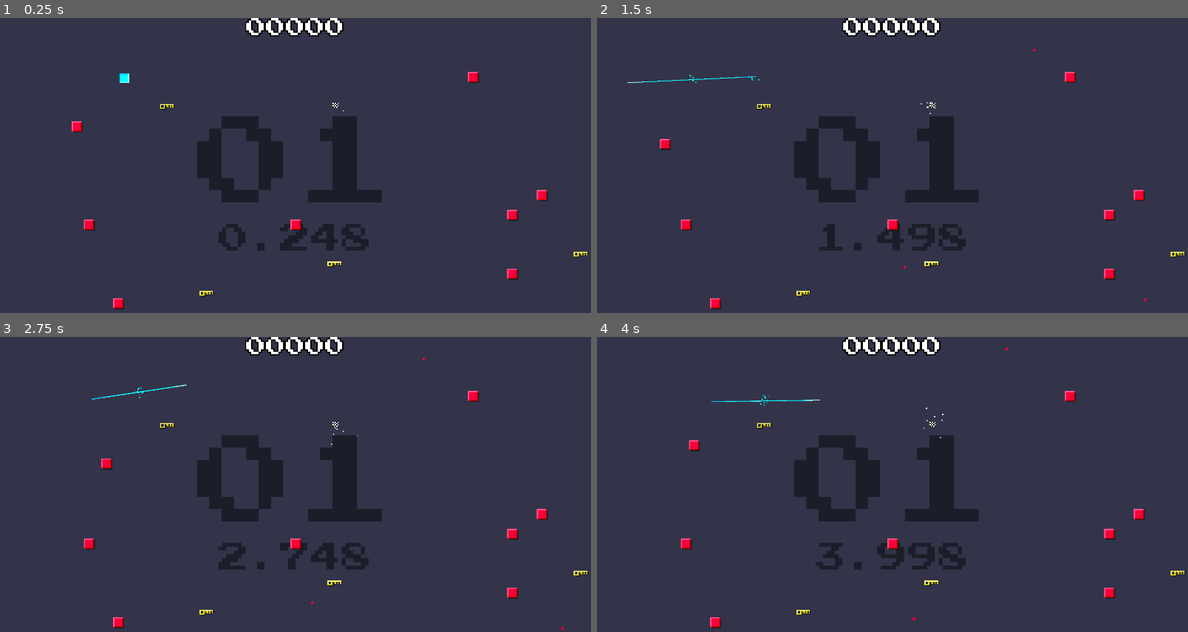
Above: before the commit, frames 1-4 (two rows, left to right).
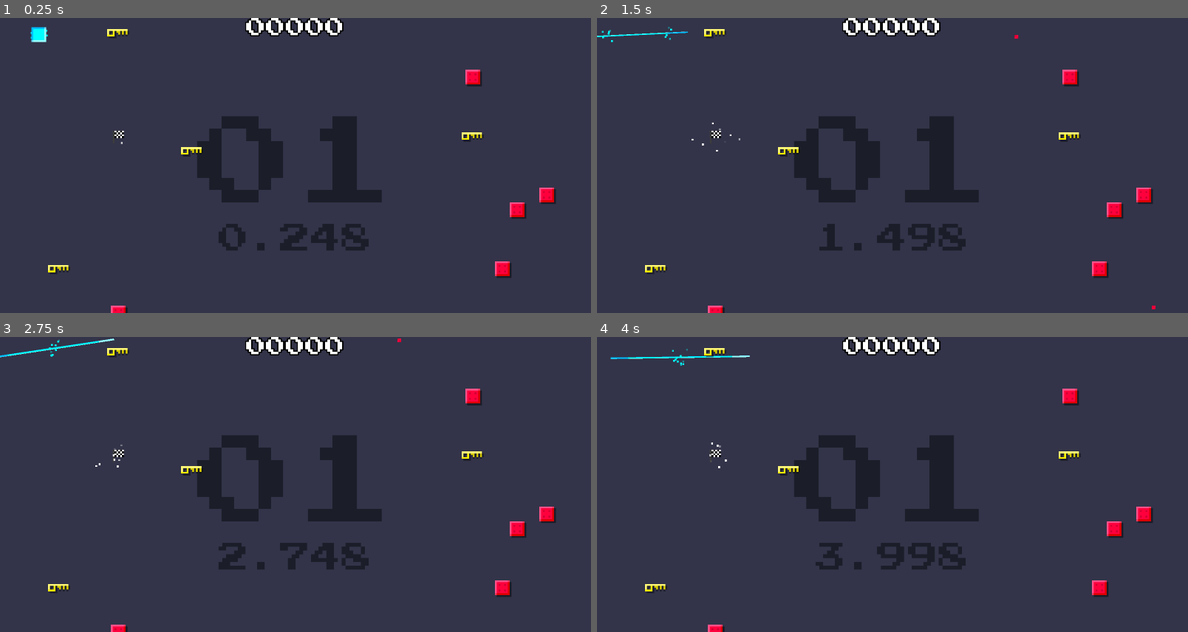
Above: after the commit, the same moments.

Repository: veprogames/gododger
Game: Godot game, scene res://level/level.tscn
The game is run twice, just before and just after one commit, with the same random seed, the same clock (stepped at 60 frames per second) and the same inputs.
Inputs (mouse positions are in pixels of both pictures, inside the frame that each line leads up to):
- Up to frame 1 (0.25 s): no input
- Up to frame 2 (1.5 s): move the mouse to (922, 165) at 0.52 s; move the mouse to (862, 165) at 1.27 s
- Up to frame 3 (2.75 s): move the mouse to (307, 478) at 2.02 s
- Up to frame 4 (4 s): move the mouse to (886, 490) at 2.77 s; move the mouse to (933, 487) at 3.52 s

The runs differ from the first frame. In frame 1, 1.7% of the frame differs, in the area x 5-100%, y 3-100%; in frame 2, 1.8%; in frame 3, 1.8%; in frame 4, 1.8%, in the area x 2-100%, y 3-100%.

Commit message:
change camera zoom, disable vsync, update player sprite less often

Diff:
--- a/enemyspawner/enemy_spawner.gd
+++ b/enemyspawner/enemy_spawner.gd
@@ -68,7 +68,7 @@
 
 func get_enemy_count() -> int:
 	@warning_ignore("integer_division")
-	return 10 + clampi(level.level, 0, 20) * 2 \
+	return 6 + clampi(level.level, 0, 20) \
 		+ int(clampi(level.level - 20, 0, 100) / 5)
 
 func spawn_level(level_: int):
--- a/level/level.tscn
+++ b/level/level.tscn
@@ -15,7 +15,7 @@
 camera = NodePath("../Camera2D")
 
 [node name="Camera2D" type="Camera2D" parent="."]
-zoom = Vector2(4, 4)
+zoom = Vector2(6, 6)
 
 [node name="EnemySpawner" parent="." node_paths=PackedStringArray("player", "level") instance=ExtResource("3_aovol")]
 enemy_scene = ExtResource("3_wgvs2")
--- a/player/player.gd
+++ b/player/player.gd
@@ -12,9 +12,14 @@
 
 var viewport: Rect2
 
+var last_input_move := Vector2.ZERO
+
 func _ready() -> void:
 	viewport = get_camera_rect()
 	trigger_safezone()
+
+func _process(_delta: float) -> void:
+	update_sprite(last_input_move)
 
 func trigger_safezone() -> void:
 	safe_zone.trigger()
@@ -27,7 +32,7 @@
 func update_sprite(relative: Vector2) -> void:
 	var dir := relative.angle()
 	var vel := relative.length()
-	var scale_factor := 1 + 0.06 * vel
+	var scale_factor := 1 + 0.05 * vel
 	sprite.rotation = dir
 	sprite.scale.x = scale_factor
 	sprite.scale.y = 1 / scale_factor
@@ -42,7 +47,7 @@
 			viewport.position,
 			viewport.position + viewport.size
 		)
-		update_sprite(mouse_event.relative)
+		last_input_move = mouse_event.relative
 
 func _on_area_entered(area: Area2D):
 	if area is Enemy or area is Bullet:
--- a/project.godot
+++ b/project.godot
@@ -21,6 +21,7 @@
 window/size/viewport_height=960
 window/size/mode=2
 window/stretch/mode="viewport"
+window/vsync/vsync_mode=0
 
 [editor]
 
